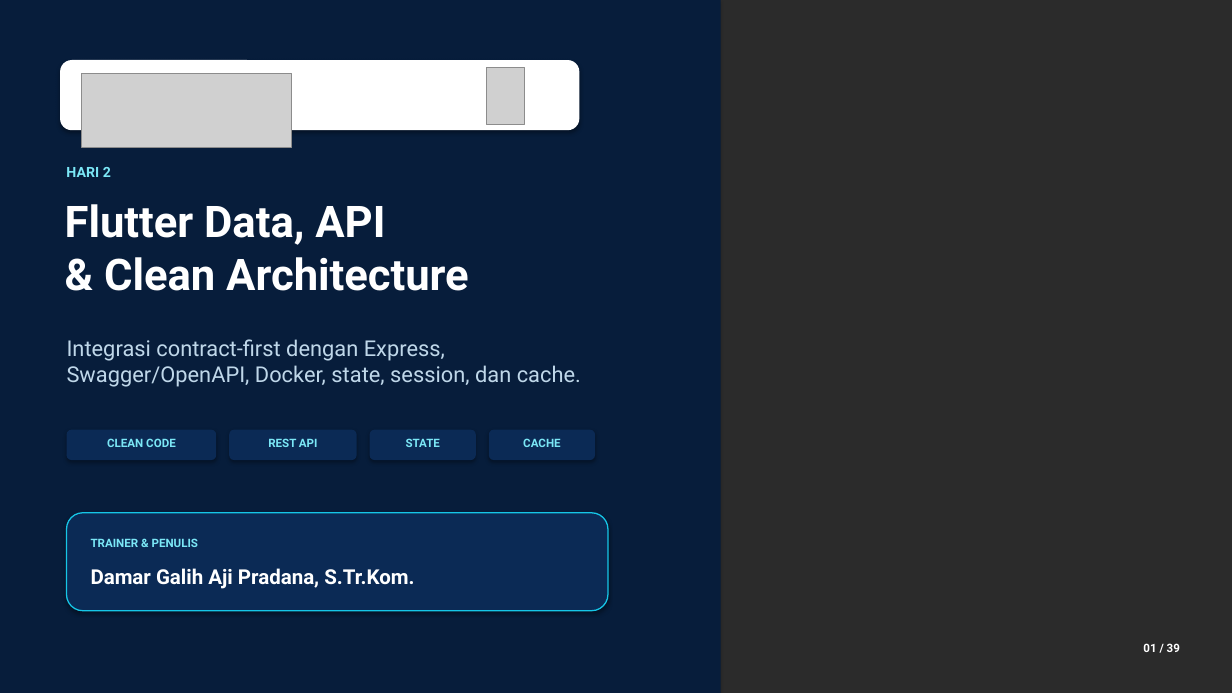
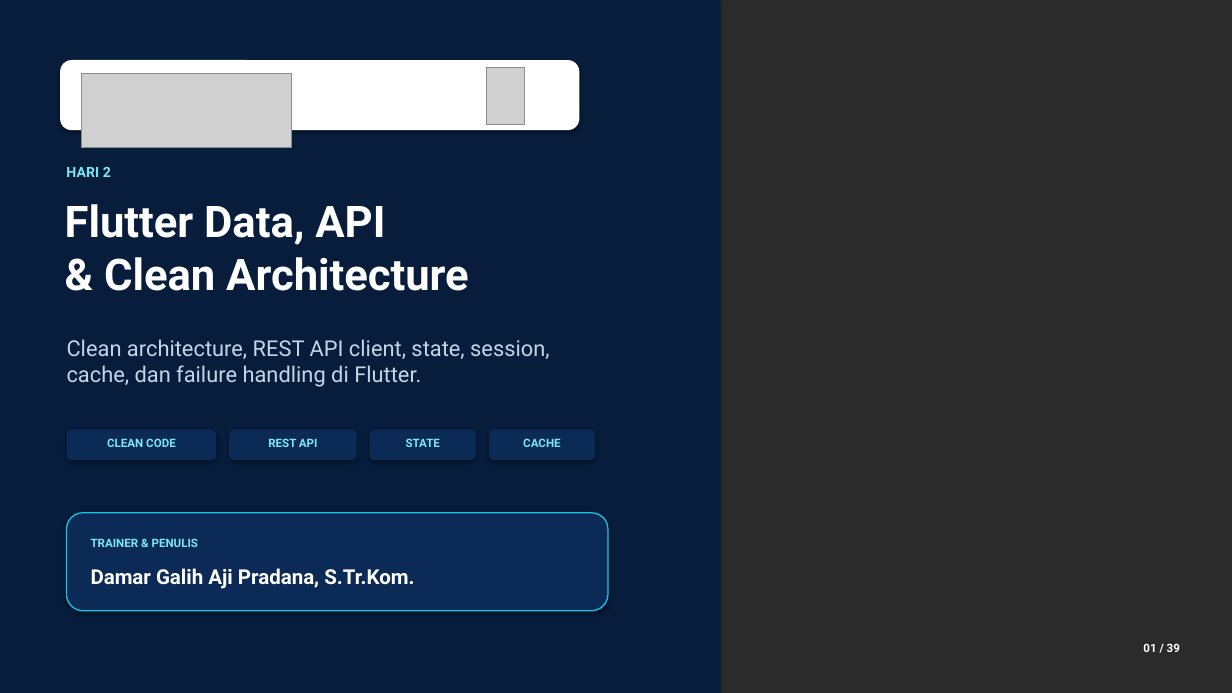
Before and after one commit to D4marp/Inspection-APi, a slide deck: slide 1 of Hari_2_Flutter_Professional.pptx. Drawn at 1232x693 pixels with LibreOffice and Linux fonts; fonts in the diff are those of the drawing; grey boxes stand for pictures; background and template pictures are left out; a plain dark background stands for a picture behind light text. Boxes give left, top, right and bottom in pixels: in the first picture for what was removed or moved away, otherwise in the second. Text is boxed around its words. In the diff, an @@ line names an element or a change of style, - is before the commit and + after.

Commit message:
Refocus day 2 and 3 materials on Flutter

```diff
--- a/Hari_2_Flutter_Professional.pptx
+++ b/Hari_2_Flutter_Professional.pptx
@@ text at bbox=[67, 339, 549, 387]: text changed @@
-Integrasi contract-first dengan Express, Swagger/OpenAPI, Docker, state, session, dan cache.
+Clean architecture, REST API client, state, session, cache, dan failure handling di Flutter.
```
Also in this commit, not shown: 13 other slides changed, 14 other files.
